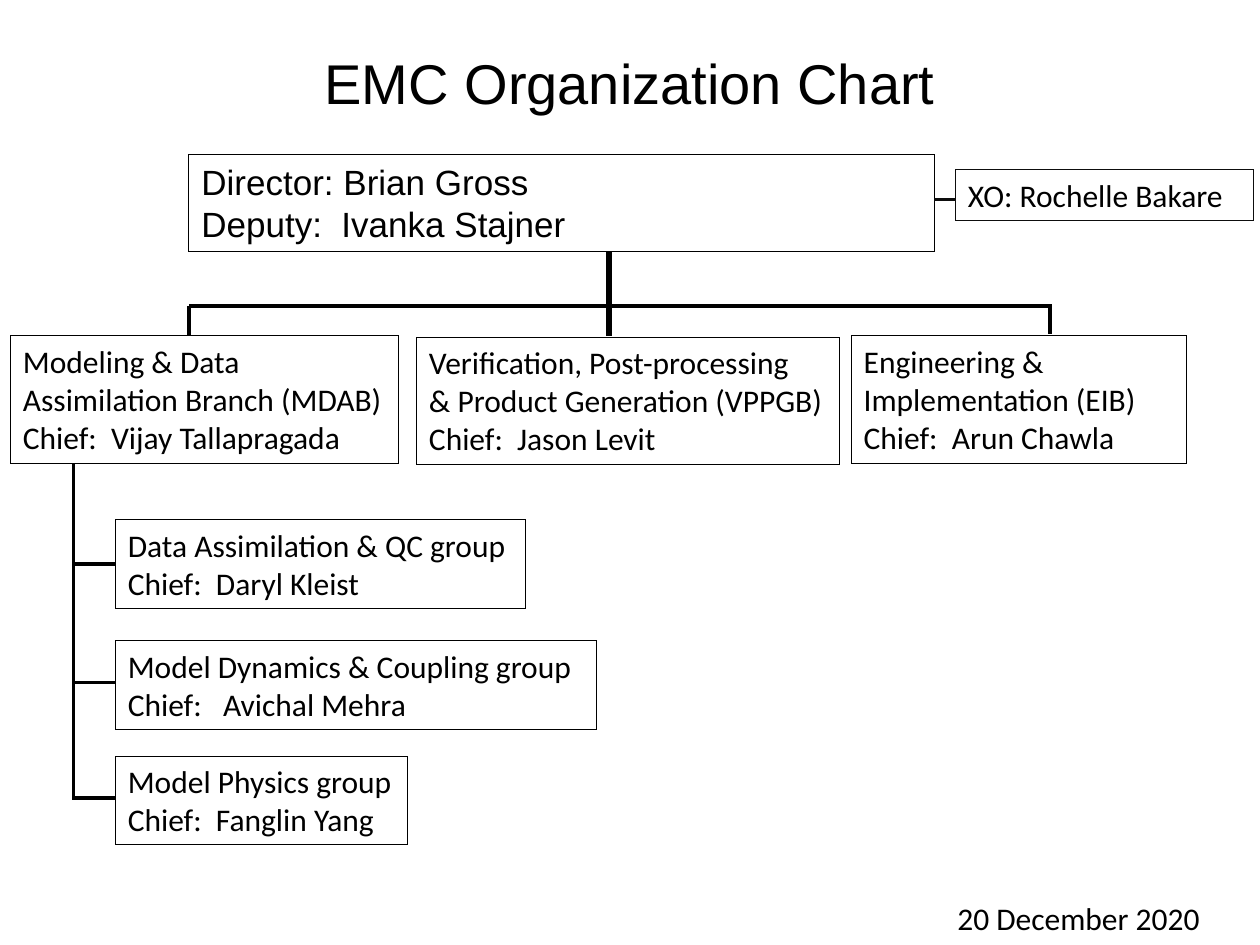
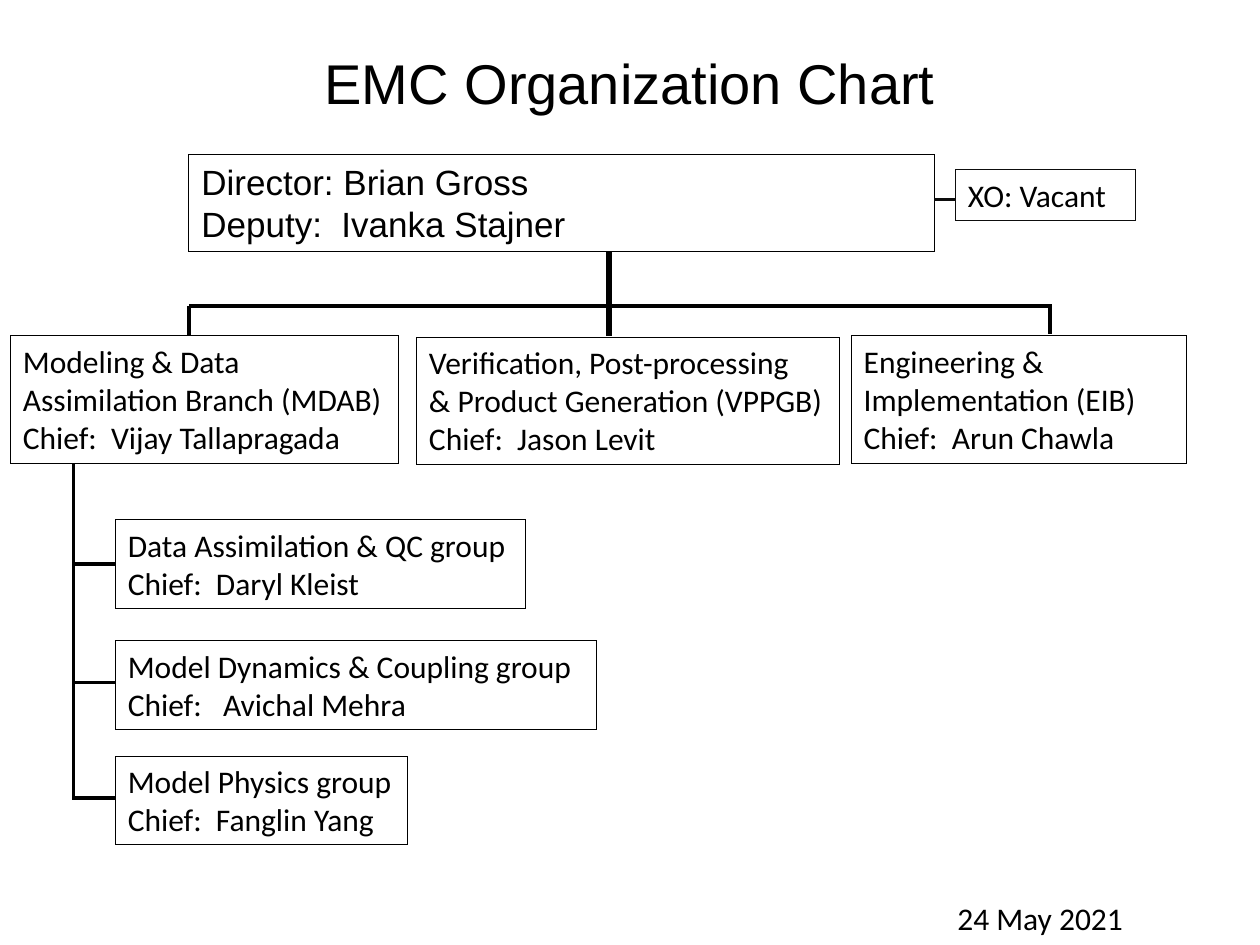
Before and after one commit to NOAA-EMC/EMC_Main_Webpages, a slide deck: slide 1 of emc/documents/EMC-org.pptx. Drawn at 1260x945 pixels with LibreOffice and Linux fonts; fonts in the diff are those of the drawing. Boxes give left, top, right and bottom in pixels: in the first picture for what was removed or moved away, otherwise in the second. Text is boxed around its words. In the diff, an @@ line names an element or a change of style, - is before the commit and + after.

```diff
--- a/emc/documents/EMC-org.pptx
+++ b/emc/documents/EMC-org.pptx
@@ rectangle "XO: Vacant": place and size @@
-rectangle "XO: Vacant" at <box>955,170,1252,220</box>
+rectangle "XO: Vacant" at <box>955,170,1135,220</box>
@@ text in rectangle at <box>968,186,1106,208</box>: text changed @@
-XO: Rochelle Bakare
+XO: Vacant
@@ text at <box>957,909,1123,935</box>: text changed @@
-20 December 2020
+24 May 2021
```
Also in this commit, not shown: 12 other files.
